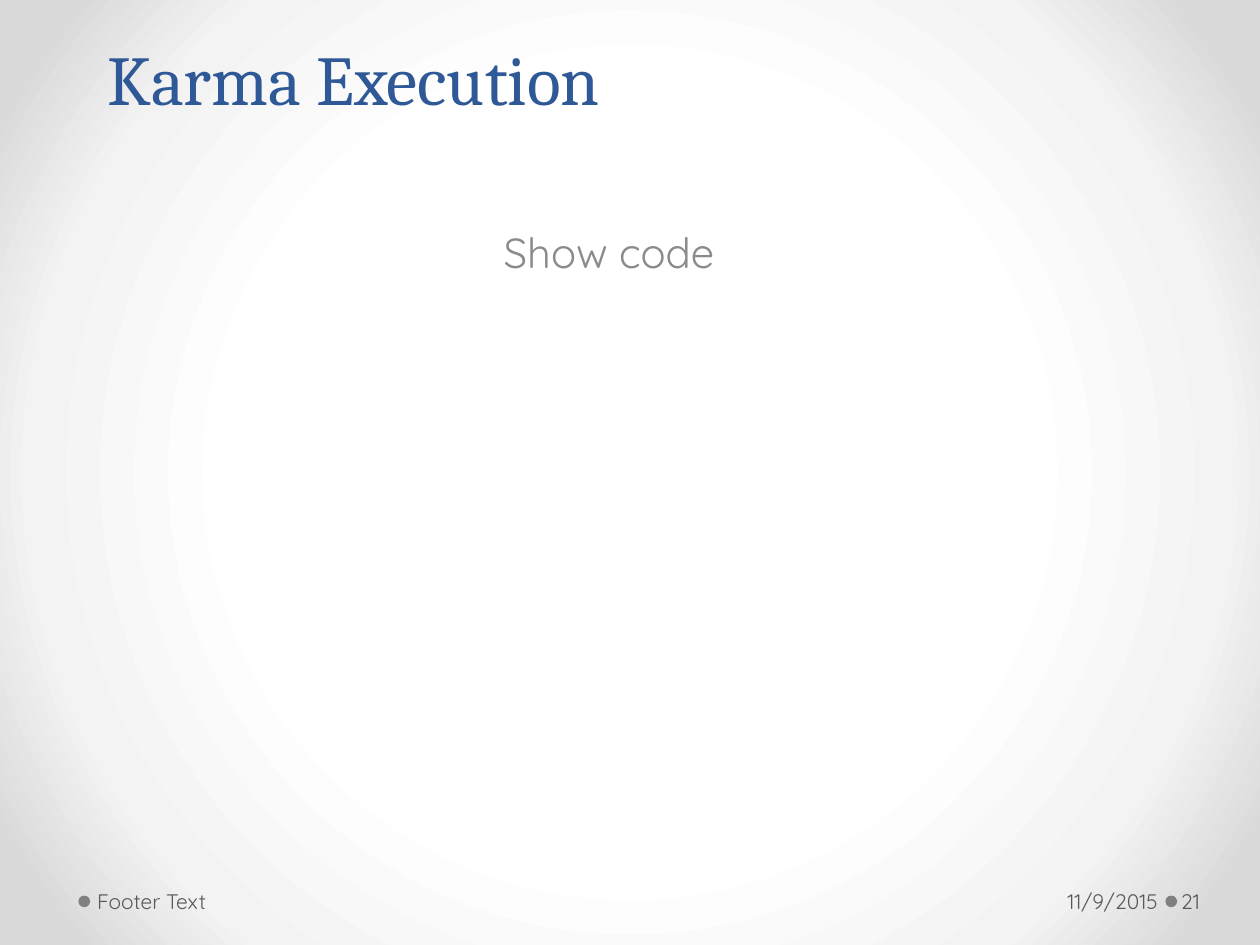
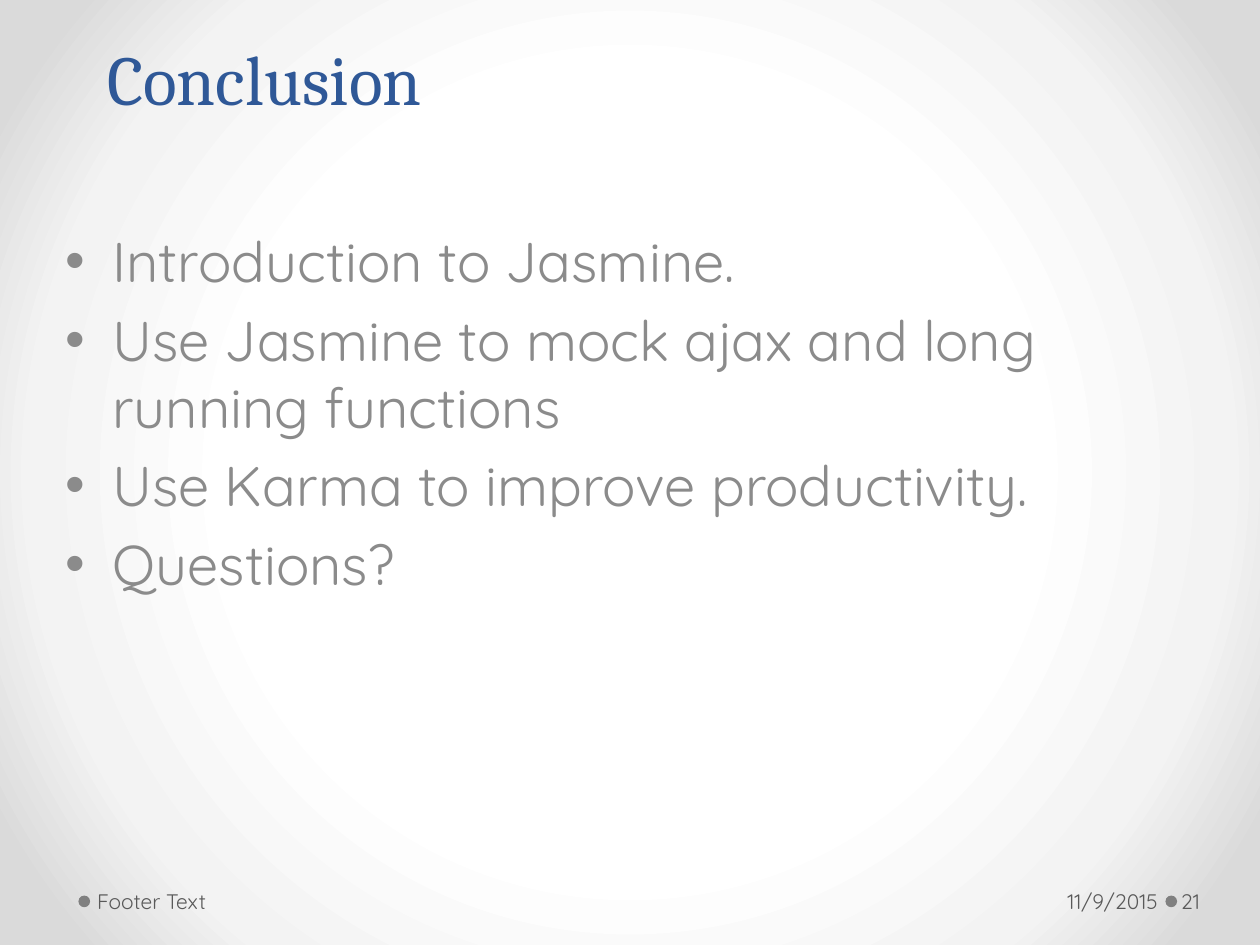
Before and after one commit to h-t-tran/work, a slide deck: slide 21 of brownbag/jamine/tech-presentation-jasmine.pptx. Drawn at 1260x945 pixels with LibreOffice and Linux fonts; fonts in the diff are those of the drawing. Boxes give left, top, right and bottom in pixels: in the first picture for what was removed or moved away, otherwise in the second. Text is boxed around its words. In the diff, an @@ line names an element or a change of style, - is before the commit and + after.

Commit message:
final jasmine brownbag

```diff
--- a/brownbag/jamine/tech-presentation-jasmine.pptx
+++ b/brownbag/jamine/tech-presentation-jasmine.pptx
@@ title at (x1=107, y1=56, x2=422, y2=106): text changed @@
-Karma Execution
+Conclusion
@@ text at (x1=112, y1=240, x2=1036, y2=595): text changed; size 24 to 32 pt @@
-Show code
+• Introduction to Jasmine.
+• Use Jasmine to mock ajax and long running functions
+• Use Karma to improve productivity.
+• Questions?
```
Also in this commit, not shown: 3 other slides changed, 2 other files.
